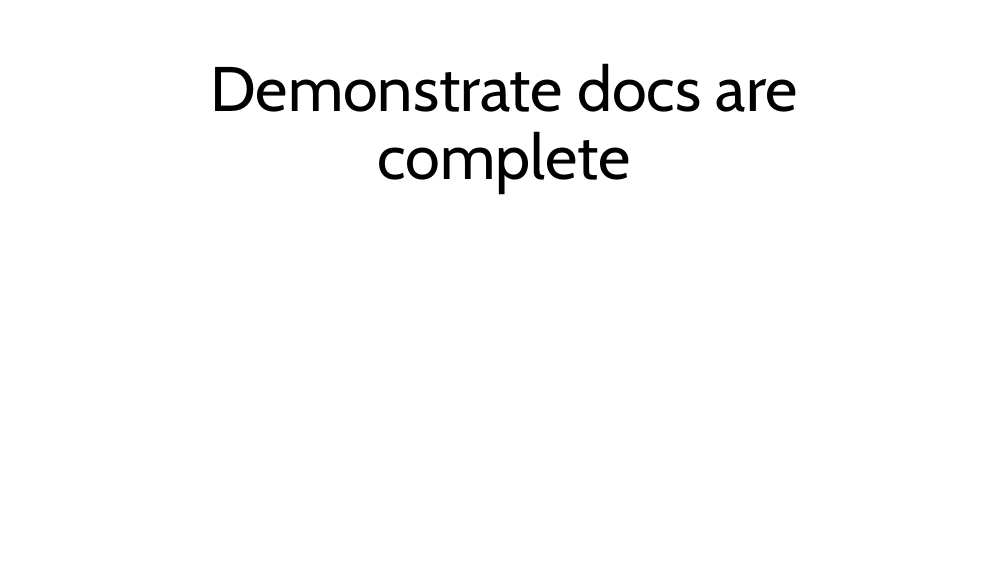
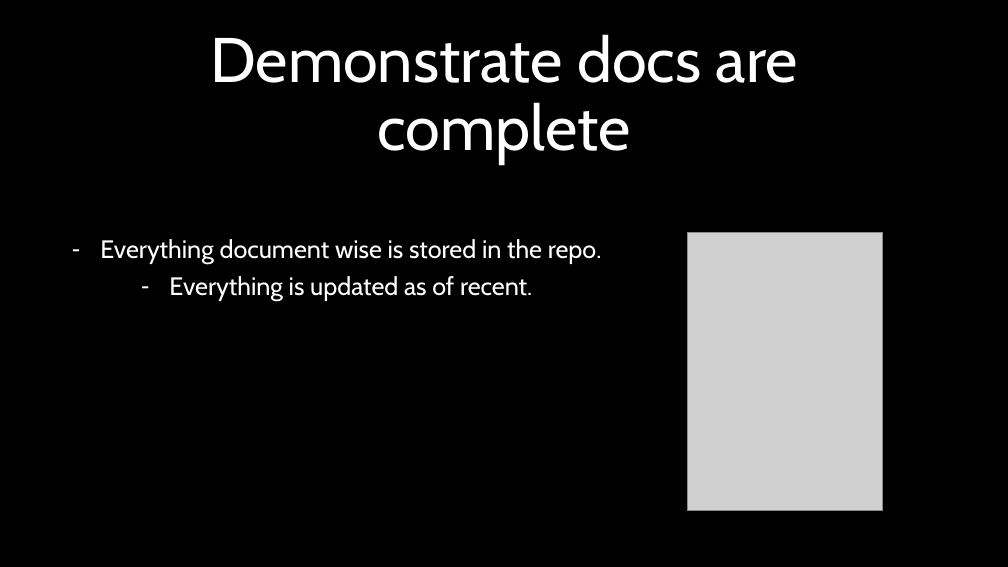
Before and after one commit to ToastKing1/VDeerStreamingTalents, a slide deck: slide 4 of Presentation/Week 14 Presentation.pptx. Drawn at 1008x567 pixels with LibreOffice and Linux fonts; fonts in the diff are those of the drawing; grey boxes stand for pictures. Boxes give left, top, right and bottom in pixels: in the first picture for what was removed or moved away, otherwise in the second. Text is boxed around its words. In the diff, an @@ line names an element or a change of style, - is before the commit and + after.

Commit message:
Added new changes to Presentation

```diff
--- a/Presentation/Week 14 Presentation.pptx
+++ b/Presentation/Week 14 Presentation.pptx
@@ background #FFFFFF to #000000 @@
@@ title "Demonstrate docs are complete": place and size @@
-title "Demonstrate docs are complete" at [210,63,798,194]
+title "Demonstrate docs are complete" at [210,34,798,164]
@@ title "Demonstrate docs are complete" at [210,34,798,164]: text colour #000000 to #FFFFFF @@
@@ subtitle added at [100,239,602,302], 24 pt, text #FFFFFF @@
+– Everything document wise is stored in the repo.
+– Everything is updated as of recent.
@@ picture added at [687,233,882,511] @@
```
Also in this commit, not shown: 3 other slides changed, 5 slides added, 3 slides removed, 1 other file.
